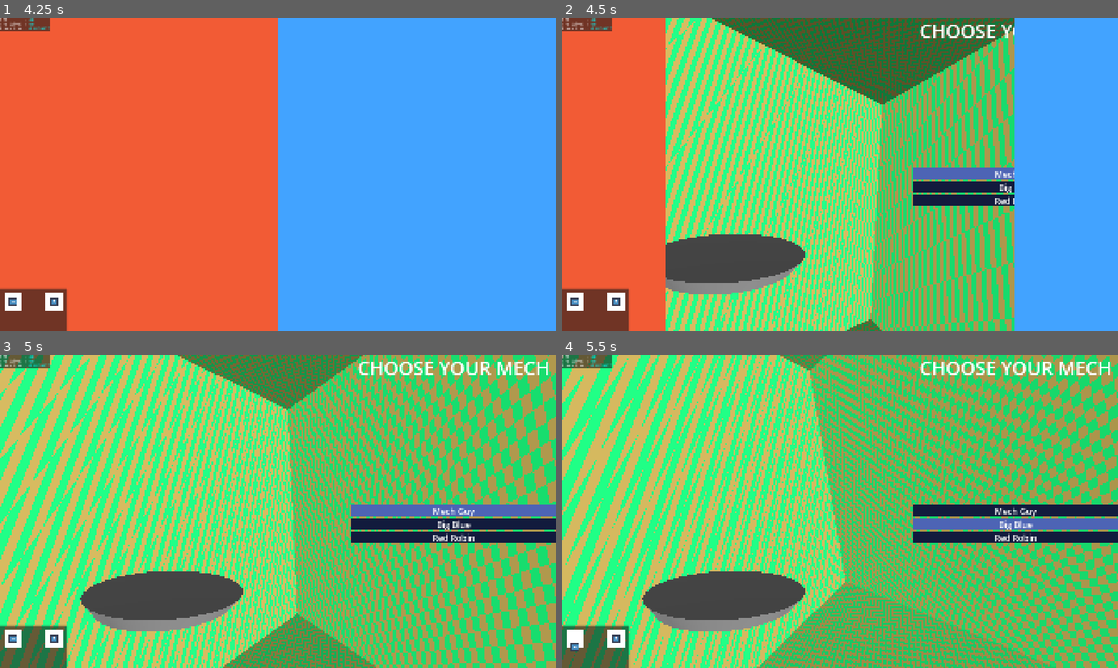
Above: before the commit, frames 1-4 (two rows, left to right).
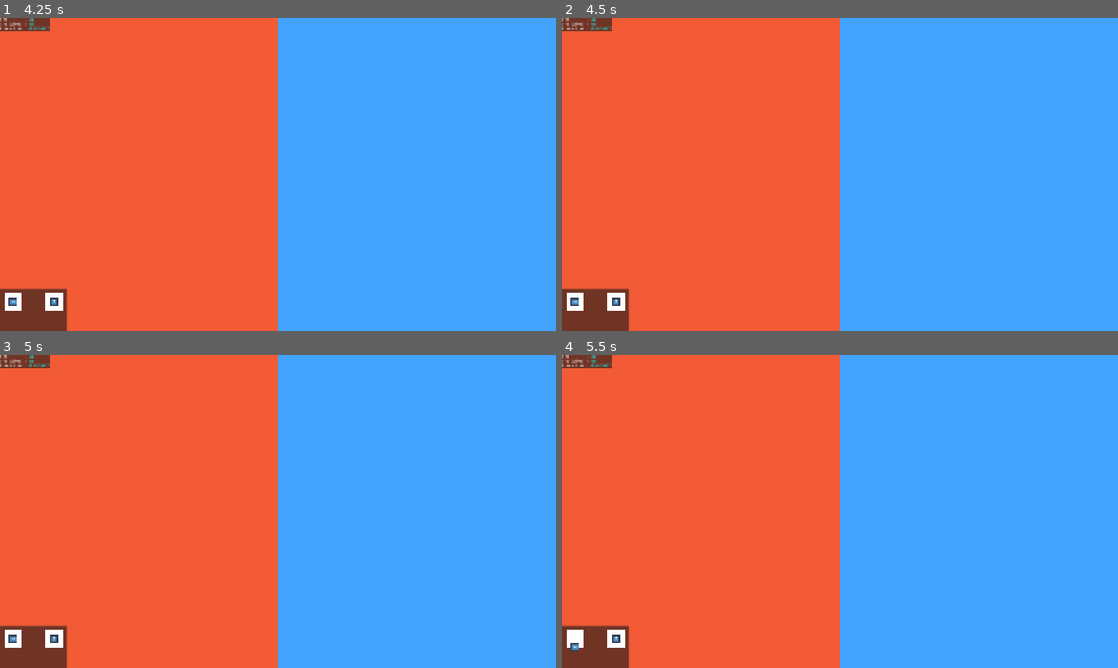
Above: after the commit, the same moments.

Repository: Slenderpi/ArcadeGame
Game: Godot game, scene res://core/main_scene/main_scene.tscn
Two runs of this game, one before a commit and one after it. Both use one fixed random seed, a clock stepped at 60 frames per second and the inputs below. The engine's default icon, where the game draws it, is replaced by a stand-in: a white triangle on a blue panel in a dark square.
Inputs (mouse positions are in pixels of both pictures, inside the frame that each line leads up to):
- Up to frame 1 (4.25 s): tap Enter at 0.5 s; drag from (22, 24) to (333, 105) at 0.52 s; drag from (166, 190) to (250, 237) at 1.27 s; move the mouse to (333, 105) at 2.02 s; hold D (left_stick_east) 2.03-2.75 s; hold Q 2.03-2.75 s; drag from (250, 237) to (111, 127) at 2.77 s; move the mouse to (444, 221) at 3.52 s; hold Shift (left_button) from 3.53 s (still down); hold Ctrl from 3.53 s (still down)
- Up to frame 2 (4.5 s): release Shift (left_button) at 4.25 s; release Ctrl at 4.25 s; tap Space (left_trigger) at 4.25 s; drag from (673, 127) to (756, 96) at 4.27 s
- Up to frame 3 (5 s): no input
- Up to frame 4 (5.5 s): move the mouse to (867, 511) at 5.02 s; hold S (left_stick_south) from 5.03 s (still down); tap I at 5.1 s; click (867, 511) at 5.17 s

Frame 1 is identical in both runs. In frame 2, 63% of the frame differs, in the area x 18-82%, y 0-100%; in frame 3, 100%, in the area x 0-100%, y 0-100%; in frame 4, 100%.

Commit message:
Code moved to NetworkManager

Diff:
--- a/core/finite_state_machine/matchmaking_state.gd
+++ b/core/finite_state_machine/matchmaking_state.gd
@@ -1,61 +1,21 @@
 extends StateBase
 class_name MatchmakingState
-## Attempts to find a peer to connect to.
-
-const SERVER_CONNECTION_SUCCEEDED = 1
-const SERVER_CONNECTION_FAILED = 2
-
-
-var _connect_status := 0
-var _connection_attempt_time : int
+## Makes the NetworkManager attempts to find a peer to connect to.
 
 
 func enter(_payload: Dictionary = {}) -> void:
 	Debug.print_info("[State][Primary][Matchmaking]: >> enter()")
-	var peer := ENetMultiplayerPeer.new()
-	var error := peer.create_client(NetworkManager.other_ip, NetworkManager.PORT_GAME)
-	if error != OK:
-		Debug.print_error("[State][Primary][Matchmaking]: Failed to create client. Error: %s" % error)
-		return
-	_connection_attempt_time = Time.get_ticks_msec()
-	NetworkManager.multiplayer.connection_failed.connect(_on_connection_failed, CONNECT_ONE_SHOT)
-	NetworkManager.multiplayer.connected_to_server.connect(_on_connected_to_server, CONNECT_ONE_SHOT)
-	NetworkManager.multiplayer.multiplayer_peer = peer
+	NetworkManager.connection_result.connect(_on_connection_result, CONNECT_ONE_SHOT)
+	NetworkManager.join_or_start_server()
 
 
-func update(_delta: float) -> void:
-	if _connect_status == SERVER_CONNECTION_SUCCEEDED:
-		Debug.print_success("[State][Primary][Matchmaking]: Connection successful.")
-		_connect_status = 3
-		finished.emit()
-	elif _connect_status == SERVER_CONNECTION_FAILED:
-		Debug.print_warning("[State][Primary][Matchmaking]: Connection failed.")
-		_connect_status = 3
-		finished.emit()
-	elif _connect_status == 0 && Time.get_ticks_msec() - _connection_attempt_time > 3 * 1000:
-		NetworkManager.multiplayer.connected_to_server.disconnect(_on_connected_to_server)
-		NetworkManager.multiplayer.connection_failed.disconnect(_on_connection_failed)
-		Debug.print_warning("[State][Primary][Matchmaking]: No peer found for 3 * 1000 msec ticks. Going singleplayer.")
-		var peer := ENetMultiplayerPeer.new()
-		var error := peer.create_server(NetworkManager.PORT_GAME, 2)
-		if error != OK:
-			Debug.print_error("[State][Primary][Matchmaking]: Failed to create server. Error: %s" % error)
-		else:
-			Debug.print_notify("[State][Primary][Matchmaking]: Singleplayer server created!")
-			NetworkManager.multiplayer.multiplayer_peer.close()
-			NetworkManager.multiplayer.multiplayer_peer = peer
-		finished.emit()
+#func update(_delta: float) -> void:
 
 
 func exit() -> void:
 	Debug.print_info("[State][Primary][Matchmaking]: << exit()")
 
 
-func _on_connected_to_server() -> void:
-	_connect_status = SERVER_CONNECTION_SUCCEEDED
-	NetworkManager.multiplayer.connection_failed.disconnect(_on_connection_failed)
-
-
-func _on_connection_failed() -> void:
-	_connect_status = SERVER_CONNECTION_FAILED
-	NetworkManager.multiplayer.connected_to_server.disconnect(_on_connected_to_server)
+func _on_connection_result(success: bool) -> void:
+	print("[State][Primary][Matchmaking]: A connection result was given! Result: %s" % str(success))
+	finished.emit()
--- a/core/globals/network_manager.gd
+++ b/core/globals/network_manager.gd
@@ -1,23 +1,134 @@
 extends Node
 
 
-#region PORT CONSTANTS
+#region CUSTOM ENUMS
+
+enum EJoinPeerResult {NOT_JOINING, WAITING_RESULT, FAIL, SUCCESS}
+
+#endregion
+
+
+#region CONSTANTS
 
 ## Port to use for discovery
 const PORT_NETWORKING := 31983
 ## Port to use for the game
 const PORT_GAME := 21983
 
+## In ms.
+const CONNECTION_ATTEMPT_TIMEOUT : int = 2000
+
 #endregion
 
 
-var other_ip = "192.168.31.142"
+## Fired by [method NetworkManager.begin_connection_attempt] once a
+## connection result occurs.[br]
+## If the connection is successful, [param successful] will be true.
+signal connection_result(successful: bool)
+
+
+var my_ip : String
+var other_ip : String
 
 #var _roster : PeerRoster
+var _join_peer_result : EJoinPeerResult = EJoinPeerResult.NOT_JOINING
+var _connection_attempt_time : int
+
+
+func _ready() -> void:
+	process_mode = Node.PROCESS_MODE_DISABLED
+
+
+func _process(_delta: float) -> void:
+	match _join_peer_result:
+		EJoinPeerResult.WAITING_RESULT:
+			if Time.get_ticks_msec() - _connection_attempt_time > CONNECTION_ATTEMPT_TIMEOUT:
+				print("[NetMan]: Join peer attempt timed out. Signaling fail.")
+				multiplayer.connection_failed.disconnect(_on_connection_failed)
+				multiplayer.connected_to_server.disconnect(_on_connected_to_server)
+				_on_join_peer_result(false)
+		EJoinPeerResult.FAIL:
+			print("[NetMan]: Join peer attempt failed from connection failure. Signaling fail.")
+			_on_join_peer_result(false)
+		EJoinPeerResult.SUCCESS:
+			print("[NetMan]: Join peer attempt succeeded! Signaling success")
+			_on_join_peer_result(true)
 
 
 func init() -> void:
 	print(Debug.HORIZONTAL_LINE_STR)
+	print("[NetMan]: Initializing.")
 	#_roster = PeerRoster.new()
+	_load_config_ip()
+	process_mode = Node.PROCESS_MODE_ALWAYS
 	print("[NetMan]: Setup finished.")
 	print(Debug.HORIZONTAL_LINE_STR)
+
+
+## Attempts to join the server of other_ip.
+## If the other device does not have a server up (i.e. no one is playing on it),
+##
+func join_or_start_server() -> void:
+	print("[NetMan]: join_or_start_server() called! Beginning join attempt...")
+	_join_peer_result = EJoinPeerResult.WAITING_RESULT
+	_connection_attempt_time = Time.get_ticks_msec()
+	multiplayer.connection_failed.connect(_on_connection_failed, CONNECT_ONE_SHOT)
+	multiplayer.connected_to_server.connect(_on_connected_to_server, CONNECT_ONE_SHOT)
+	var peer := ENetMultiplayerPeer.new()
+	var error := peer.create_client(other_ip, PORT_GAME)
+	if error != OK:
+		Debug.print_error("[State][Primary][Matchmaking]: Failed to create client. Error: %s" % error)
+		return
+	multiplayer.multiplayer_peer = peer
+
+
+func _on_connected_to_server() -> void:
+	_join_peer_result = EJoinPeerResult.SUCCESS
+	multiplayer.connection_failed.disconnect(_on_connection_failed)
+
+
+func _on_connection_failed() -> void:
+	_join_peer_result = EJoinPeerResult.FAIL
+	multiplayer.connected_to_server.disconnect(_on_connected_to_server)
+	multiplayer.multiplayer_peer.close()
+
+
+func _on_join_peer_result(success: bool) -> void:
+	_join_peer_result = EJoinPeerResult.NOT_JOINING
+	if not success:
+		print("[NetMan]: The join peer attempt failed. Starting new server.")
+		#multiplayer.multiplayer_peer.close() # NOTE: Might remove. Should auto close when a game finishes anyway.
+		var peer := ENetMultiplayerPeer.new()
+		var error := peer.create_server(PORT_GAME, 2)
+		if error != OK:
+			Debug.print_error("[NetMan]: Failed to create a server. Error: %s" % error)
+		else:
+			Debug.print_info("[NetMan]: A new server has been created!")
+			multiplayer.multiplayer_peer = peer
+	connection_result.emit(success)
+
+
+func _load_config_ip() -> void:
+	var cfg := ConfigFile.new()
+	if cfg.load("res://cabinet.cfg") == OK:
+		my_ip = cfg.get_value("network", "my_ip", "")
+		other_ip = cfg.get_value("network", "other_ip", "")
+	if my_ip.is_empty():
+		Debug.print_error("[NetMan]: No my_ip configured in cabinet.cfg!")
+		return
+	if other_ip.is_empty():
+		Debug.print_error("[NetMan]: No my_ip configured in cabinet.cfg!")
+		return
+
+	# Sanity check: confirm the configured IP is actually live on this
+	# machine right now (cable plugged in, static IP applied correctly).
+	var found := false
+	for iface in IP.get_local_interfaces():
+		if my_ip in iface["addresses"]:
+			found = true
+			break
+	if found:
+		Debug.print_success("[NetMan]: Using configured IP [b]%s[/b] (confirmed live)." % my_ip)
+	else:
+		Debug.print_warning("[NetMan]: Configured IP [b]%s[/b] not found on any local interface! Check the Ethernet cable / static IP setting." % my_ip)
+	Debug.print_info("[NetMan]: Configured the other IP as [b]%s[/b]. Make sure you validate this on the other device." % other_ip)
